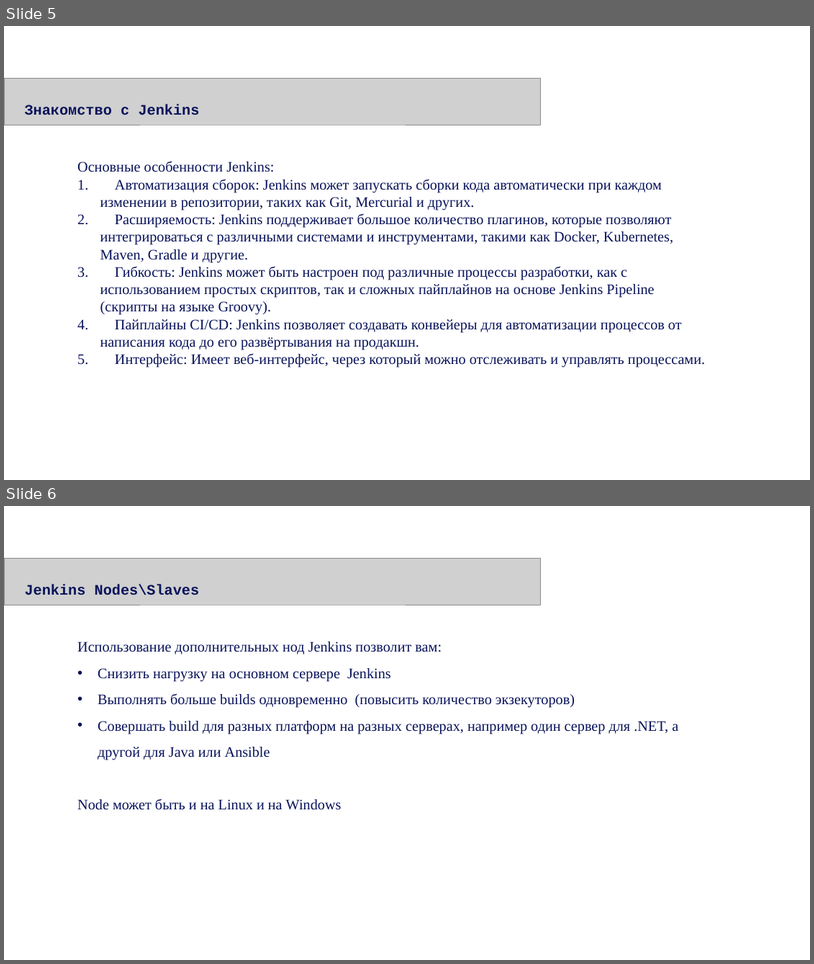
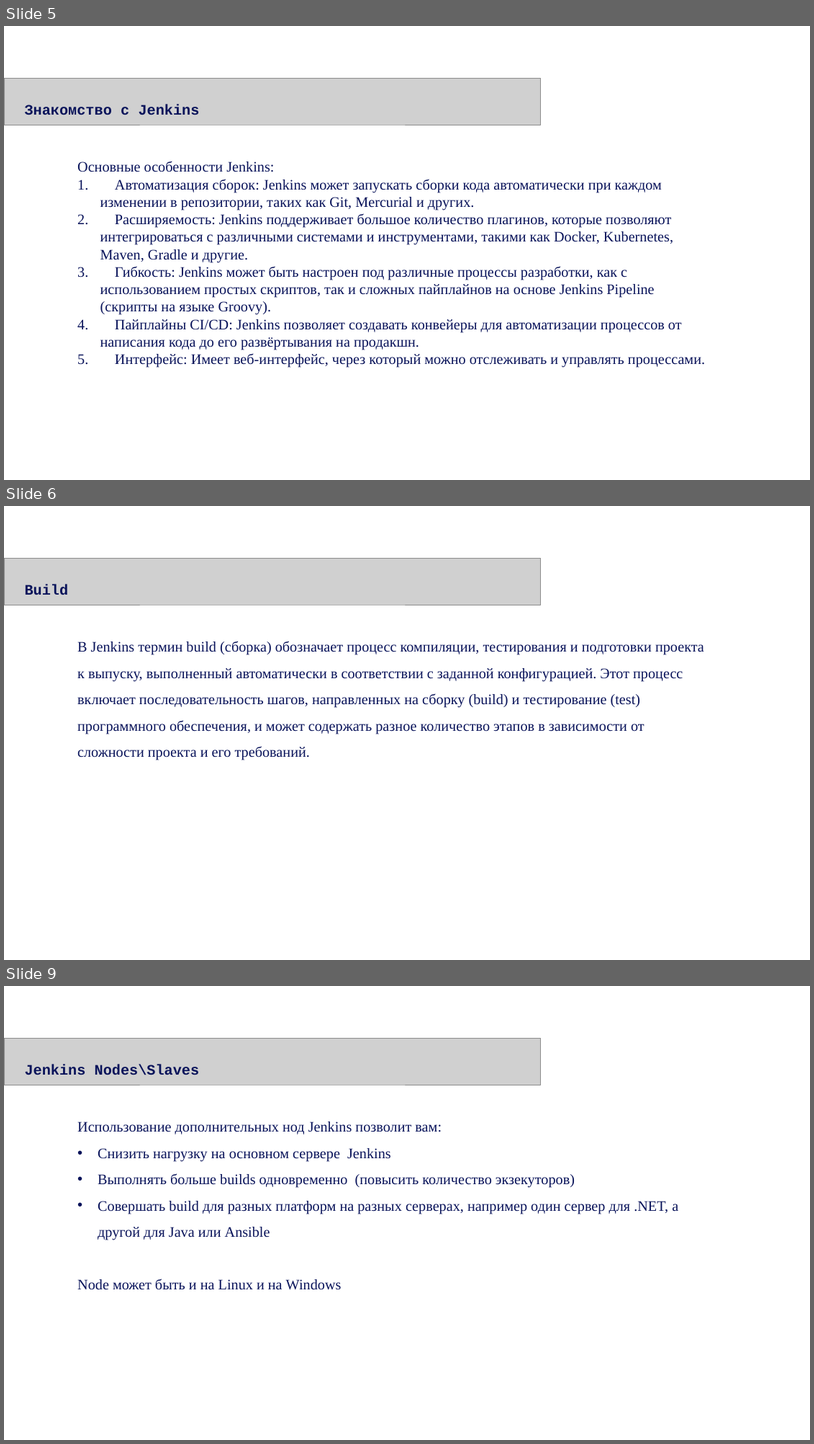
Before and after one commit to Kollekcioner47/jenkins, a slide deck: Jenkins.pptx. Shown one above the other, each under a label of ours: slides 5 and 6 before the commit, slides 5, 6 and 9 after it; the slides between them are not shown. The pictures are 814x964 and 814x1444 pixels, drawn with LibreOffice and Linux fonts; fonts in the diff are those of the drawing; grey boxes stand for pictures. Boxes give left, top, right and bottom in pixels: in the first picture for what was removed or moved away, otherwise in the second. Text is boxed around its words. In the diff, an @@ line names an element or a change of style, - is before the commit and + after.

```diff
--- a/Jenkins.pptx
+++ b/Jenkins.pptx
@@ slide 6 added at (x1=4, y1=506, x2=810, y2=960), background #FFFFFF @@
@@ picture added at (x1=4, y1=558, x2=540, y2=605) @@
@@ text added at (x1=25, y1=584, x2=69, y2=595), 26 pt, text #09135A, bold @@
+Build
@@ text added at (x1=77, y1=641, x2=705, y2=759), 26 pt, text #09135A @@
+В Jenkins термин build (сборка) обозначает процесс компиляции, тестирования и подготовки проекта к выпуску, выполненный автоматически в соответствии с заданной конфигурацией. Этот процесс включает последовательность шагов, направленных на сборку (build) и тестирование (test) программного обеспечения, и может содержать разное количество этапов в зависимости от сложности проекта и его требований.
@@ what was slide 6 is now slide 9 @@
```
Also in this commit, not shown: 14 other slides added, 4 other files.
